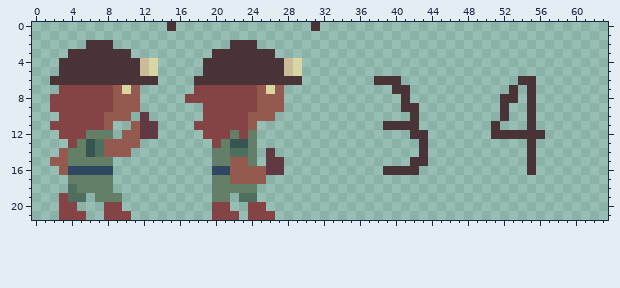
File history of a pixel-art sprite, gfx/miner_walk_cycle.png. The first picture shows the starting point.
The file is 64x22 pixels.
After the commit:
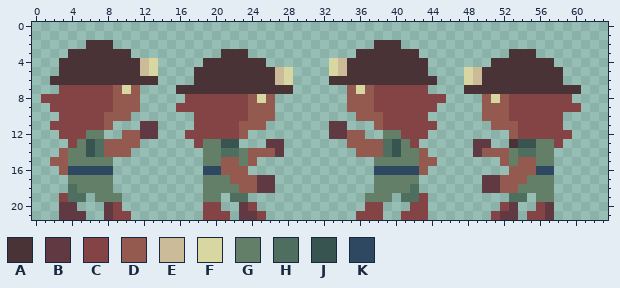
Palette (. is transparent): A #4a3337  B #613943  C #844344  D #945a50  E #ccbb98  F #d9d7a1  G #637f67  H #4e6e60  J #385450  K #2e4861
Log entry: updated player walk cycle for right/left
From old to new:
Changed rows in their new state; - is an unchanged pixel.
first column x 1:
 0 --------------.---------------.-----------------------------
 2 ---------------------...-------------AAA--------------------
 3 -------------------.---...---------AAAAAAA----------AAA-----
 4 -------------------------....---FEAAAAAAAAA-------AAAAAAA---
 5 -----------------A--------EF.---FEAAAAAAAAA----FEAAAAAAAAA--
 6 --------------------------EF.---AAAAA---AAAA---FEAAAA--AAA--
 7 ---------------AAAAAAAAAAAAA------DFDCCCCCC----AAAAA-A-AAAAA
 8 C----------------------DF-.-------DDDCCCCCCCC----DFDCCCCCCC-
 9 ---------------CCC-----D--.-------DDDCCCCCCC-----DDDCCCCCCCC
10 -----------.-----C-----------------DDDCCCCC------DDDCCCCCC--
11 ----------.-----------D-D-------BB---DCCCCCC------DDDCCCCC--
12 -------.--------CC---CD.--------BBDD--GGCCC-------..DCCCCCC-
13 -----------------CGGJ-..-BB-------DDDDHJGC.-----BB--AJJGGC--
14 ------------------G-H-GDDDB--------DDDHJGGD-----BDDDGHHGG---
15 ------------------G-D-GD-..----------GGGGGDD-------DGDDGG---
16 ------------------K-D--....----------KKKKKD---------DDDKK---
17 ------------------G-----BB-----------GGGGG-------BBDDDGGG---
18 ------------------G---DDBB-----------GGGGH-------BBDDGGGG---
19 ------------------G-.H-.------------GGG-HHC---------HH-GG---
20 --BB---B----------C-.-B-.-----------CC---CC--------CB--CB---
21 --BBB--B----------C--.BB-.---------CCC--CCC-------CBB-CCB---
Changed places in both pictures, as pixel boxes (x1, y1, x2, y2):
changed: (59, 22, 581, 220)
added: (41, 94, 50, 103)
